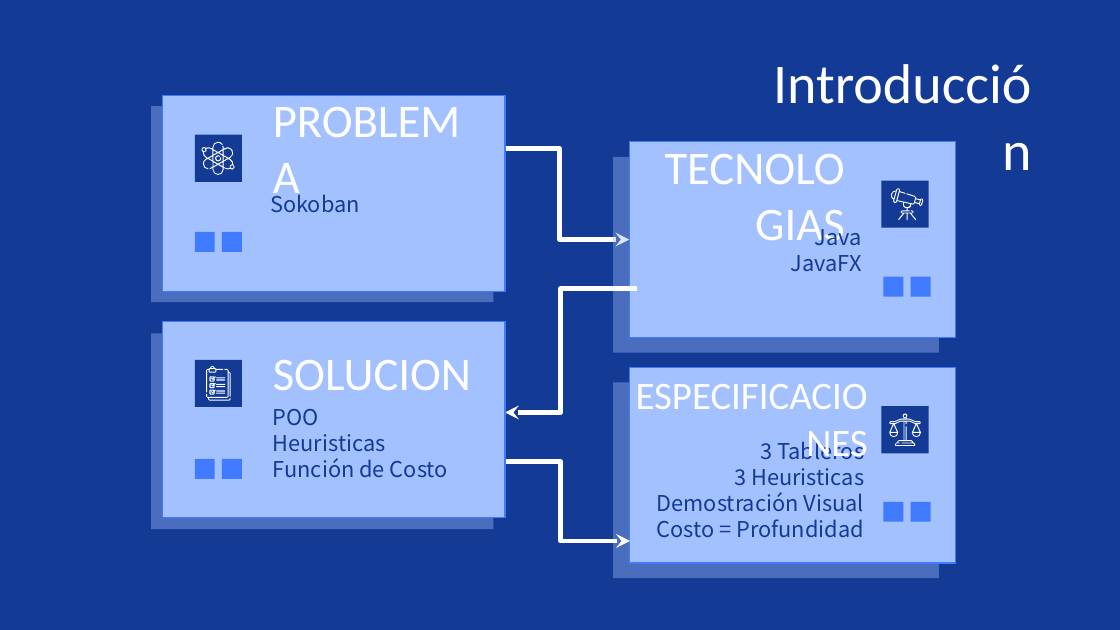
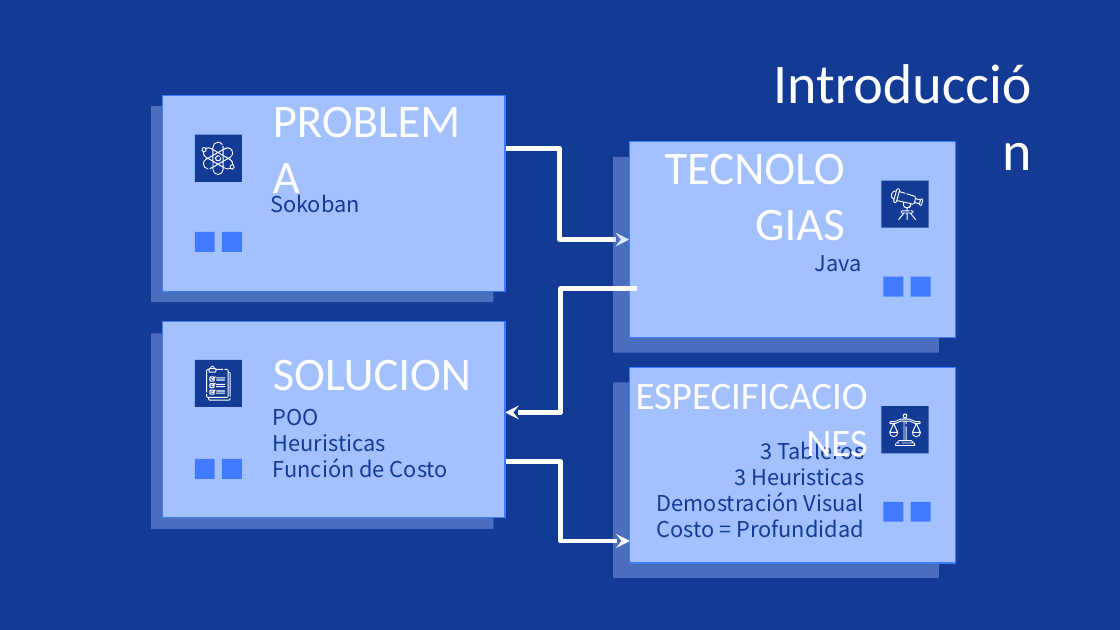
Before and after one commit to tpuig99/SIA, a slide deck: slide 3 of TP1/TP1.pptx. Drawn at 1120x630 pixels with LibreOffice and Linux fonts; fonts in the diff are those of the drawing. Boxes give left, top, right and bottom in pixels: in the first picture for what was removed or moved away, otherwise in the second. Text is boxed around its words. In the diff, an @@ line names an element or a change of style, - is before the commit and + after.

```diff
--- a/TP1/TP1.pptx
+++ b/TP1/TP1.pptx
@@ subtitle at (791, 255, 862, 271): paragraph removed @@
-JavaFX
```
Also in this commit, not shown: 7 other slides changed, 1 other file.
